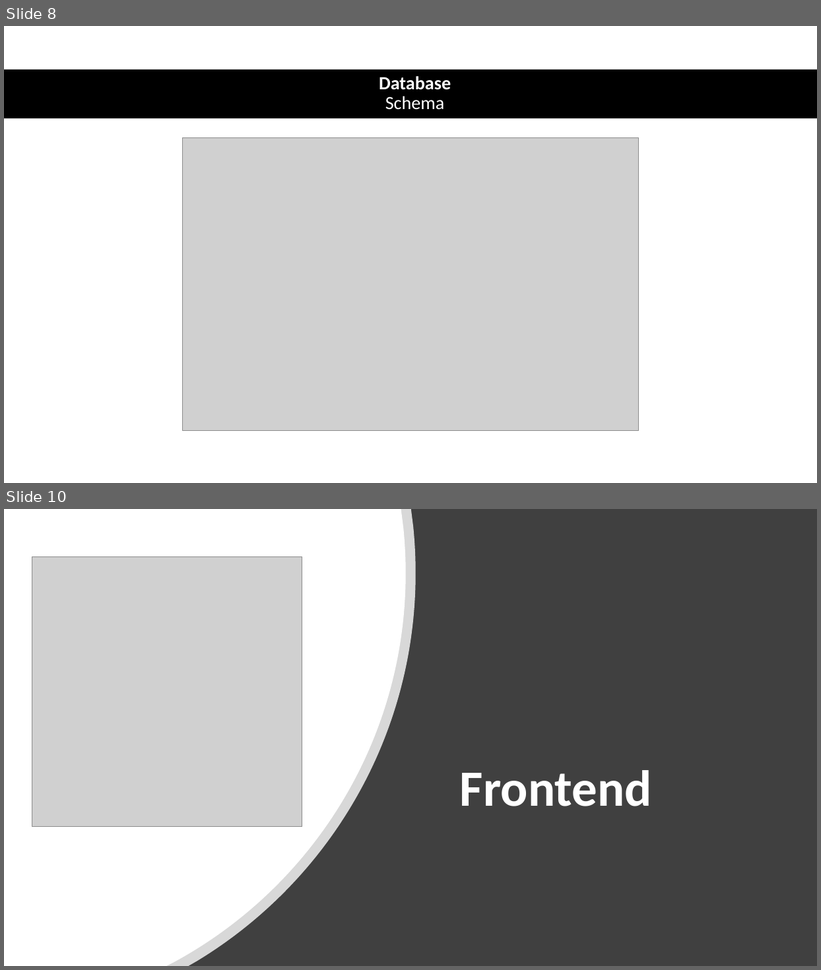
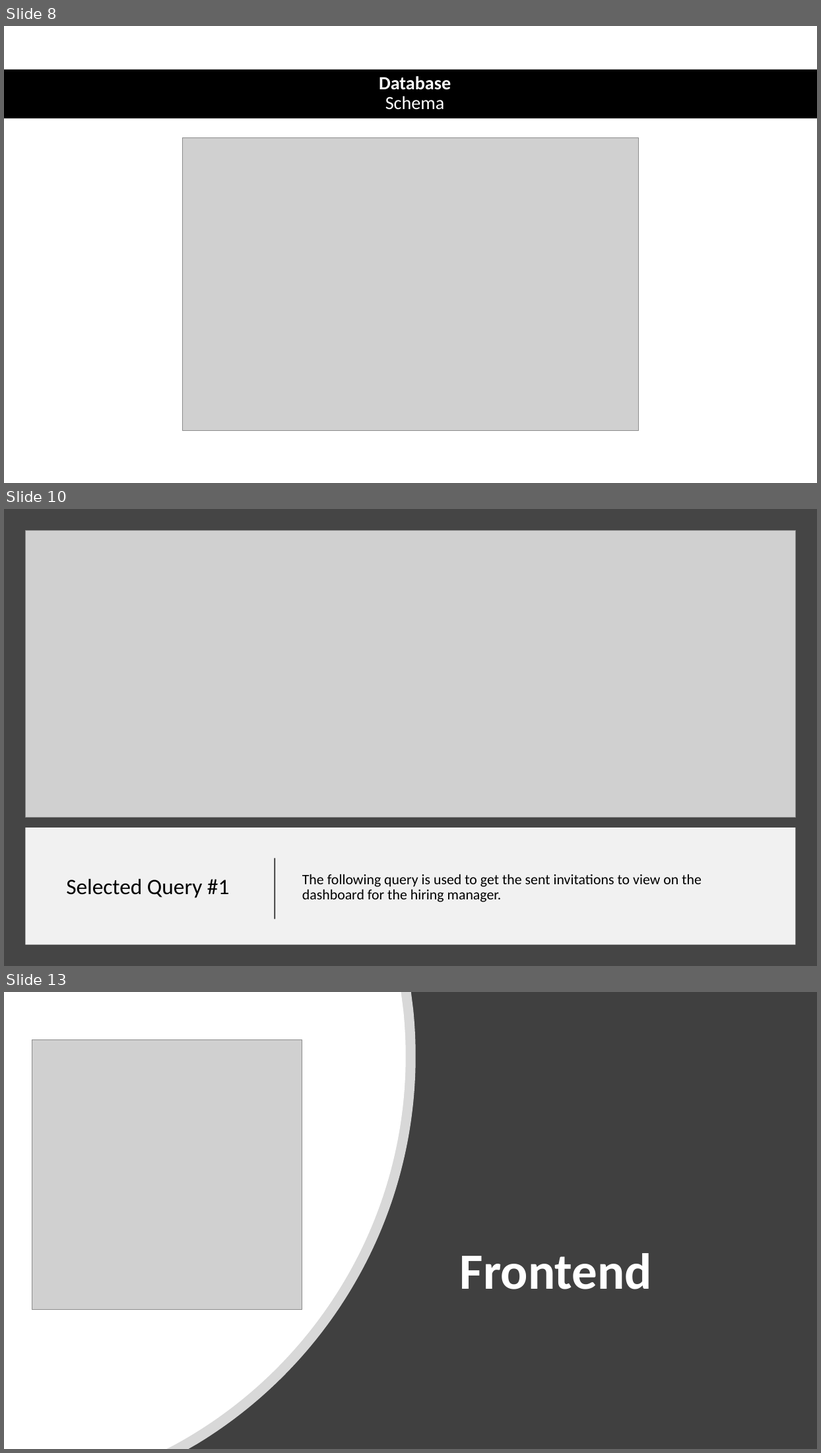
Before and after one commit to Moaaz-Mahmoud/Mini-Hiring-Platform, a slide deck: presentation/presentation.pptx. Shown one above the other, each under a label of ours: slides 8 and 10 before the commit, slides 8, 10 and 13 after it; the slides between them are not shown. The pictures are 821x970 and 821x1453 pixels, drawn with LibreOffice and Linux fonts; fonts in the diff are those of the drawing; grey boxes stand for pictures. Boxes give left, top, right and bottom in pixels: in the first picture for what was removed or moved away, otherwise in the second. Text is boxed around its words. In the diff, an @@ line names an element or a change of style, - is before the commit and + after.

```diff
--- a/presentation/presentation.pptx
+++ b/presentation/presentation.pptx
@@ slide 10 added at (x1=4, y1=509, x2=817, y2=966), background #454545 @@
@@ picture added at (x1=25, y1=530, x2=796, y2=818) @@
@@ rectangle added at (x1=25, y1=828, x2=796, y2=945), fill #FFFFFF at 93% opacity @@
@@ line added from (275, 920) to (275, 859), #000000 1.5 pt @@
@@ title added at (x1=66, y1=879, x2=229, y2=898), 26 pt, text #000000 @@
+Selected Query #1
@@ text added at (x1=302, y1=875, x2=702, y2=902), 17 pt, text #000000 @@
+The following query is used to get the sent invitations to view on the dashboard for the hiring manager.
@@ what was slide 10 is now slide 13 @@
```
Also in this commit, not shown: 2 slides changed, 2 other slides added, 2 slides removed, 4 other files.
